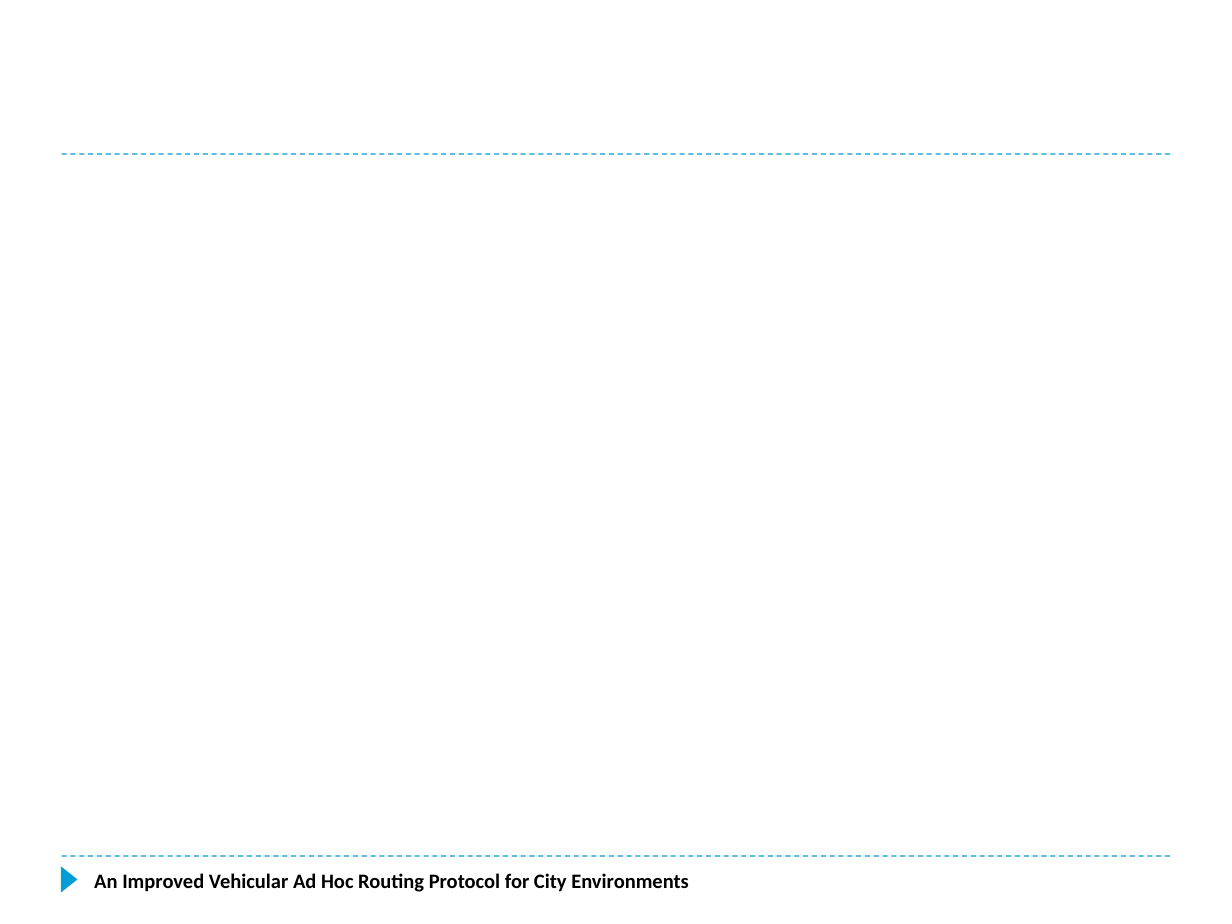
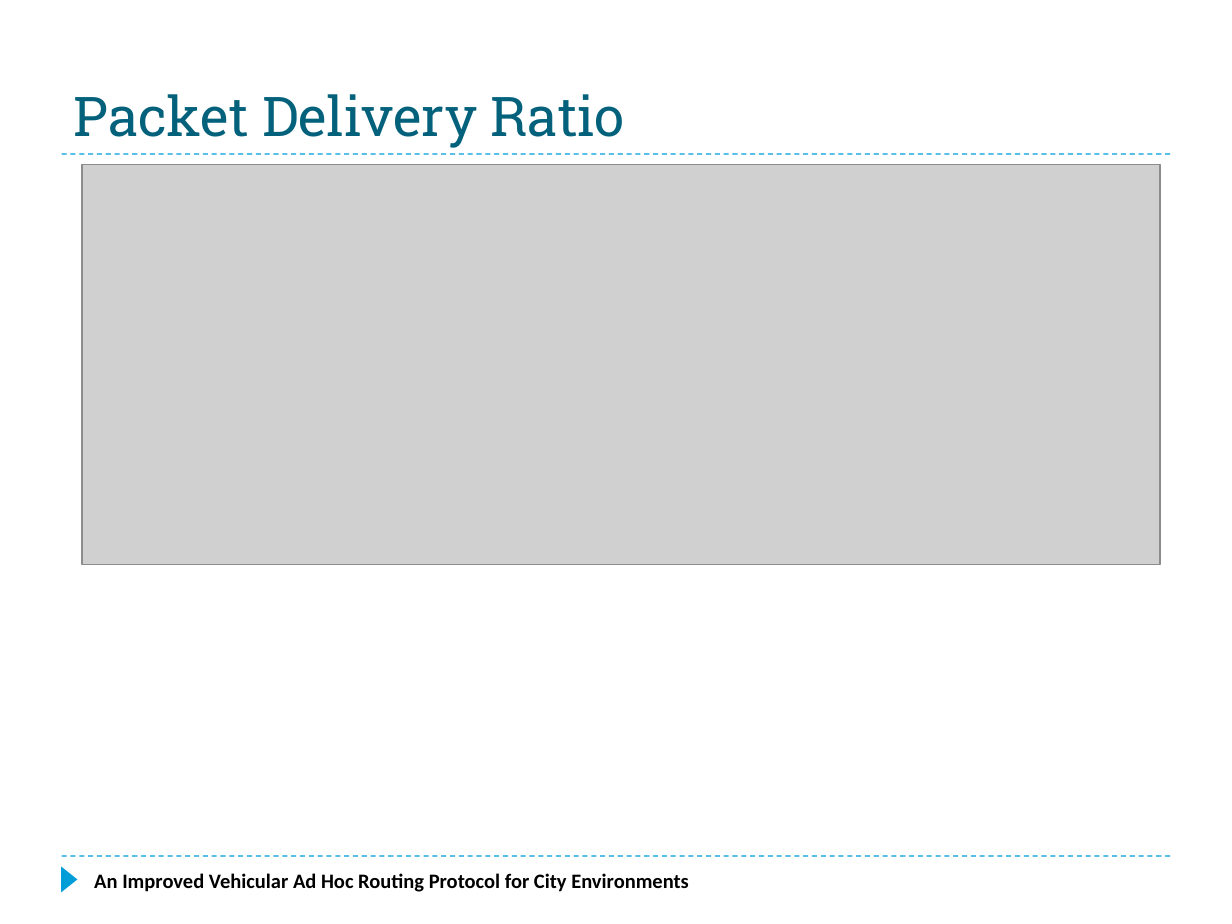
Before and after one commit to f33losopher/EEMaster_VANET, a slide deck: slide 74 of VANET_Felix.pptx (slide 67 before the commit). Drawn at 1232x924 pixels with LibreOffice and Linux fonts; fonts in the diff are those of the drawing; grey boxes stand for pictures. Boxes give left, top, right and bottom in pixels: in the first picture for what was removed or moved away, otherwise in the second. Text is boxed around its words. In the diff, an @@ line names an element or a change of style, - is before the commit and + after.

```diff
--- a/VANET_Felix.pptx
+++ b/VANET_Felix.pptx
@@ title added at bbox=[74, 94, 625, 148], 32 pt, text #04617B @@
+Packet Delivery Ratio
@@ picture added at bbox=[83, 164, 1161, 564] @@
```
Also in this commit, not shown: 1 other slide changed, 3 slides added, 1 other file.
